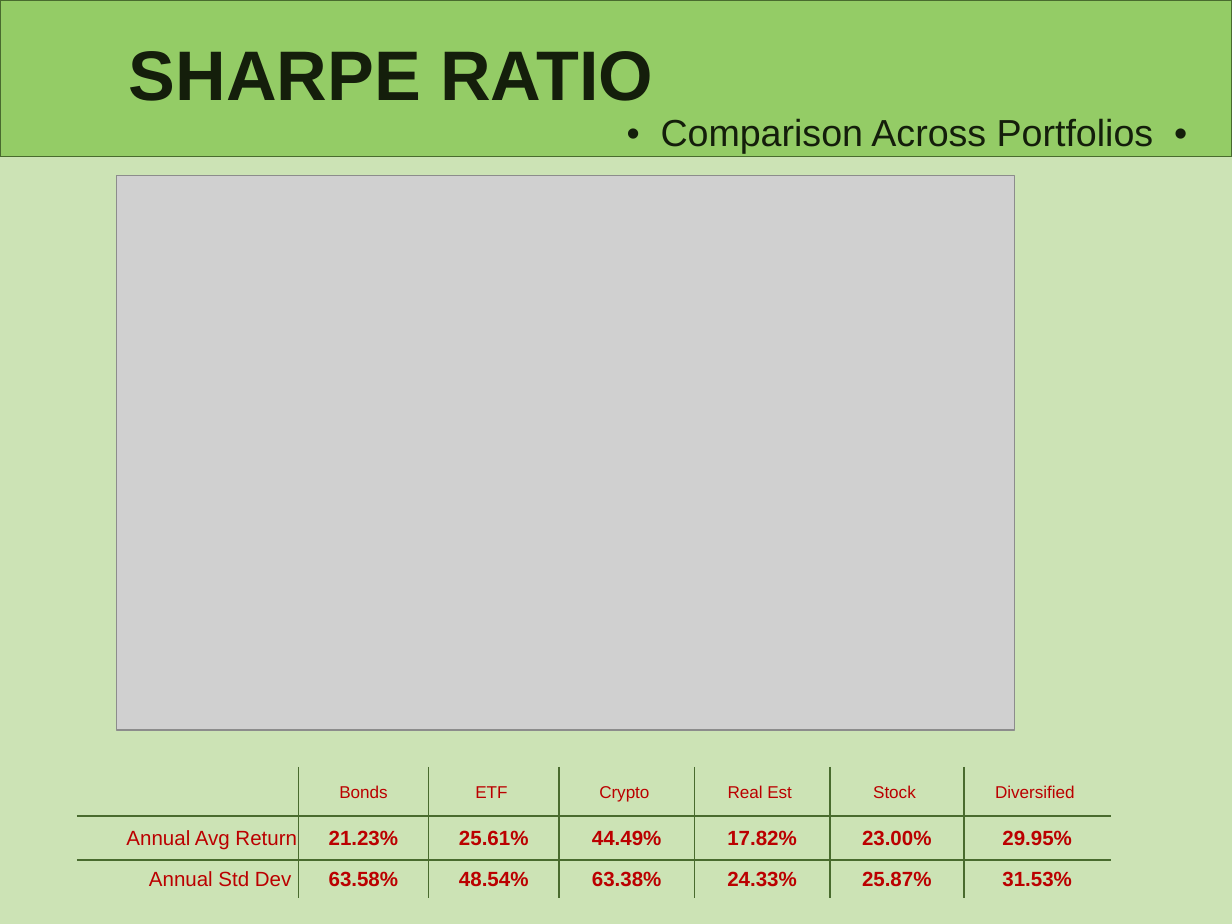
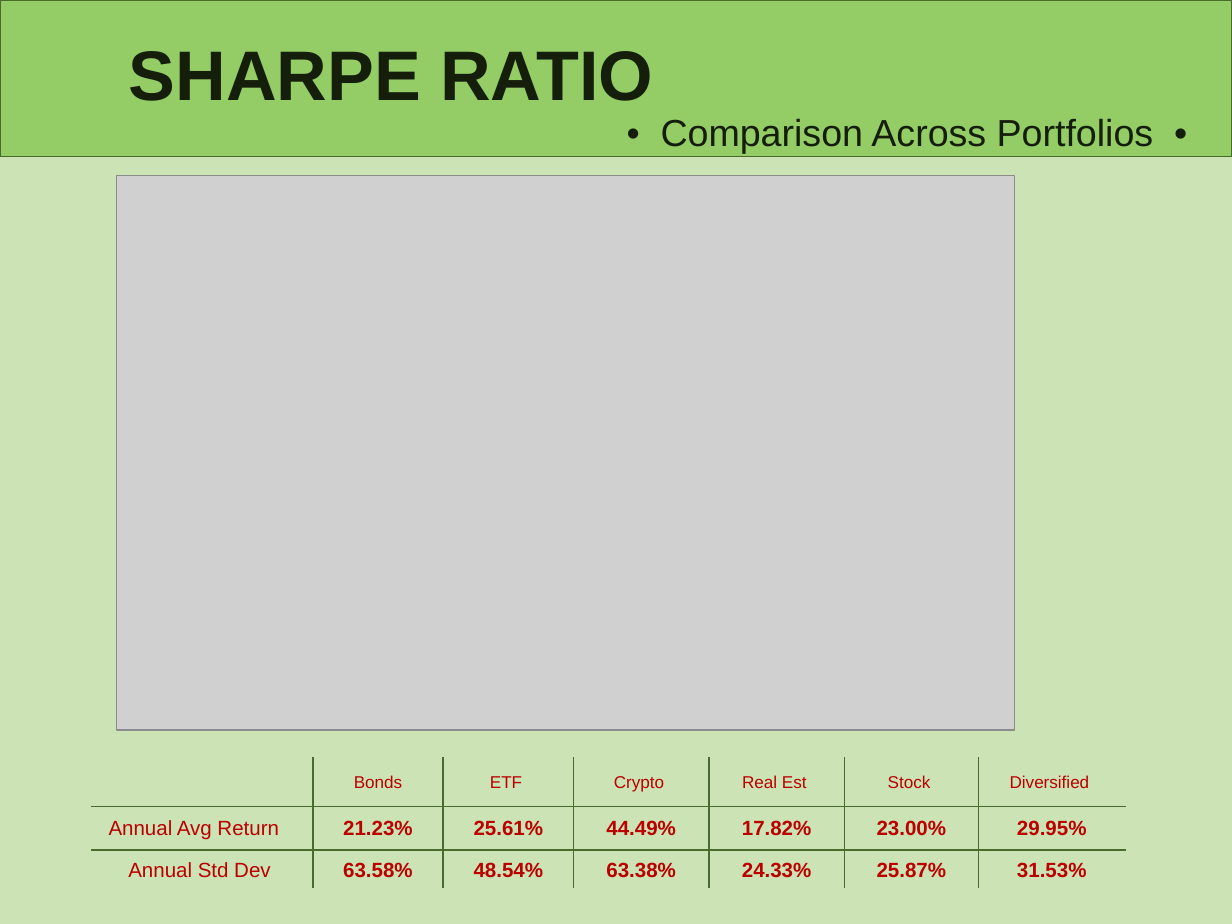
Before and after one commit to lindseyhardouin/Challenging_the_Status_Quo, a slide deck: slide 15 of presentation/P1- Challening the Status Quo.pptx. Drawn at 1232x924 pixels with LibreOffice and Linux fonts; fonts in the diff are those of the drawing; grey boxes stand for pictures. Boxes give left, top, right and bottom in pixels: in the first picture for what was removed or moved away, otherwise in the second. Text is boxed around its words. In the diff, an @@ line names an element or a change of style, - is before the commit and + after.

```diff
--- a/presentation/P1- Challening the Status Quo.pptx
+++ b/presentation/P1- Challening the Status Quo.pptx
@@ table at (x1=92, y1=758, x2=1126, y2=888) @@
@@ alignment right to centre @@
@@ table moved from (x1=78, y1=768, x2=1111, y2=898) to (x1=92, y1=758, x2=1126, y2=888) @@
```
Also in this commit, not shown: 8 other slides changed, 2 slides added, 1 slide removed.
